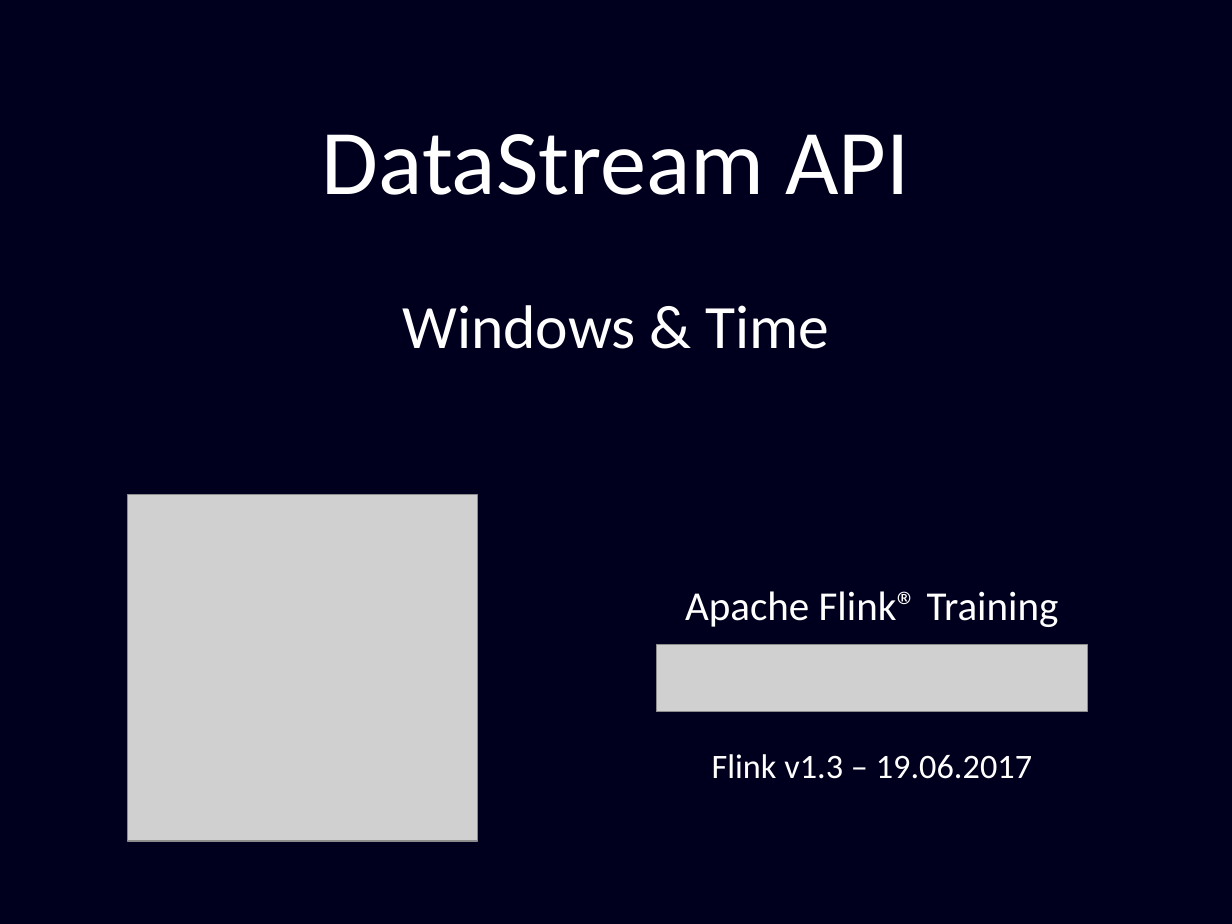
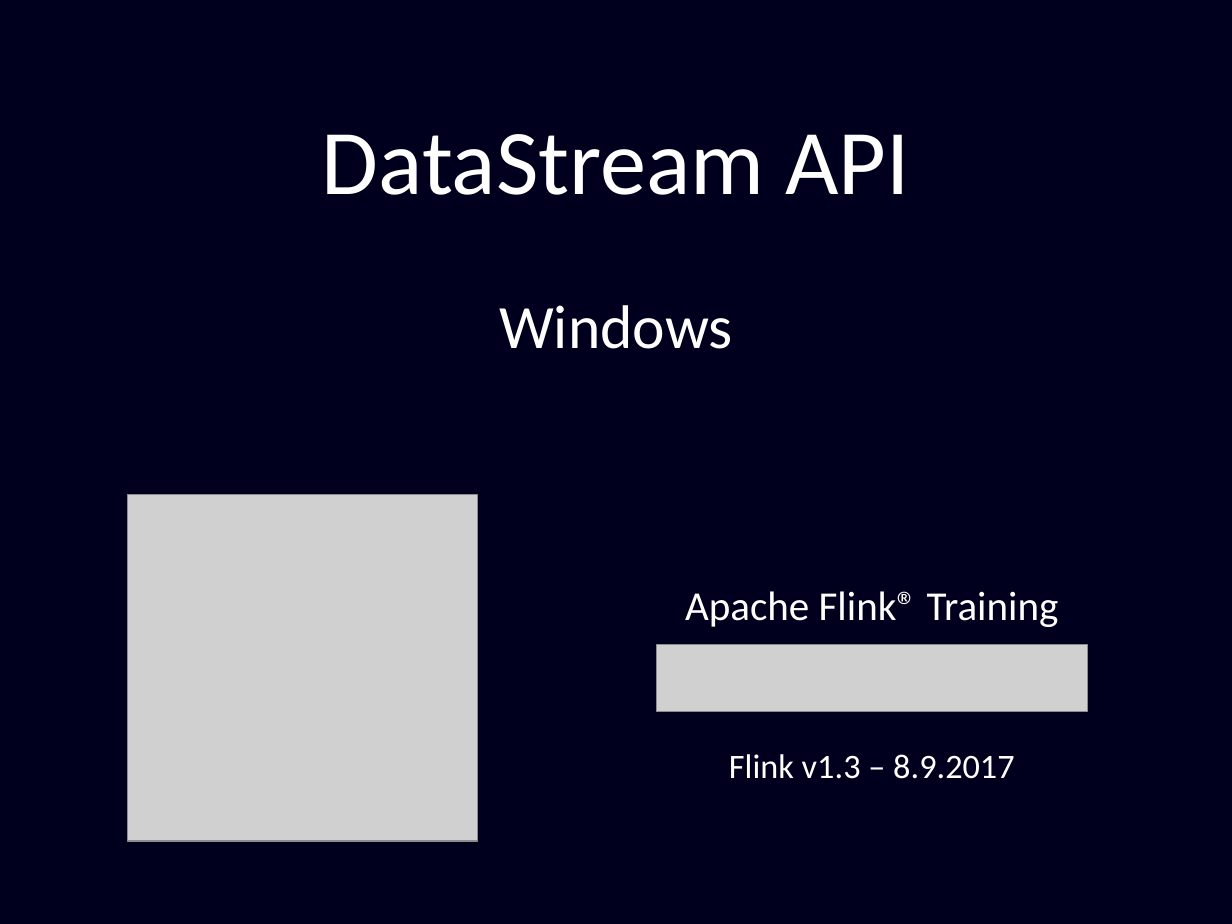
Before and after one commit to dataArtisans/flink-training-web, a slide deck: slide 1 of slides/flink_stream_windows.pptx. Drawn at 1232x924 pixels with LibreOffice and Linux fonts; fonts in the diff are those of the drawing; grey boxes stand for pictures. Boxes give left, top, right and bottom in pixels: in the first picture for what was removed or moved away, otherwise in the second. Text is boxed around its words. In the diff, an @@ line names an element or a change of style, - is before the commit and + after.

```diff
--- a/slides/flink_stream_windows.pptx
+++ b/slides/flink_stream_windows.pptx
@@ text at (499,305,732,349): text changed @@
-Windows & Time
+Windows
@@ text at (729,754,1015,779): text changed @@
-Flink v1.3 – 19.06.2017
+Flink v1.3 – 8.9.2017
```
Also in this commit, not shown: 2 other slides changed, 1 slide added, 22 slides removed, 40 other files.
